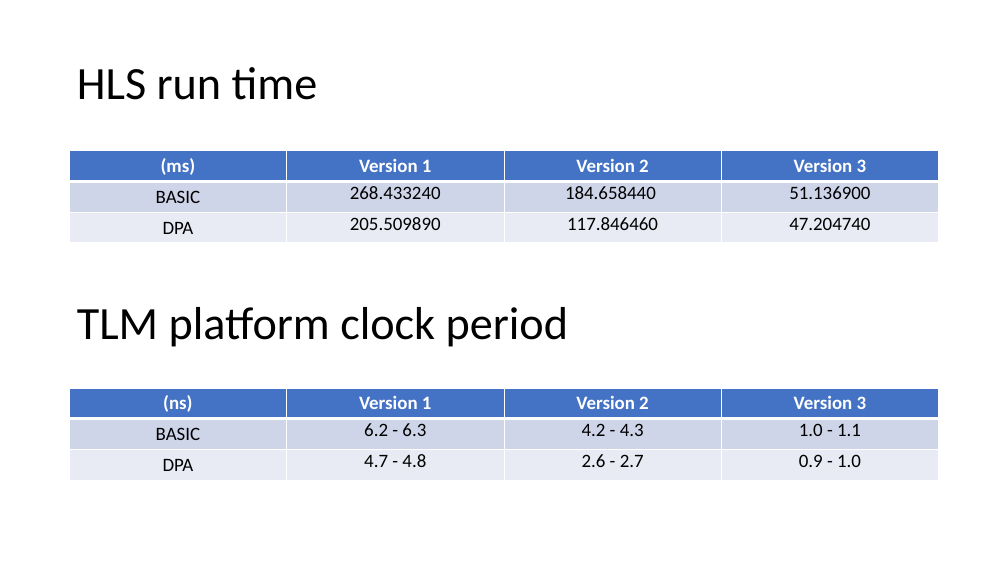
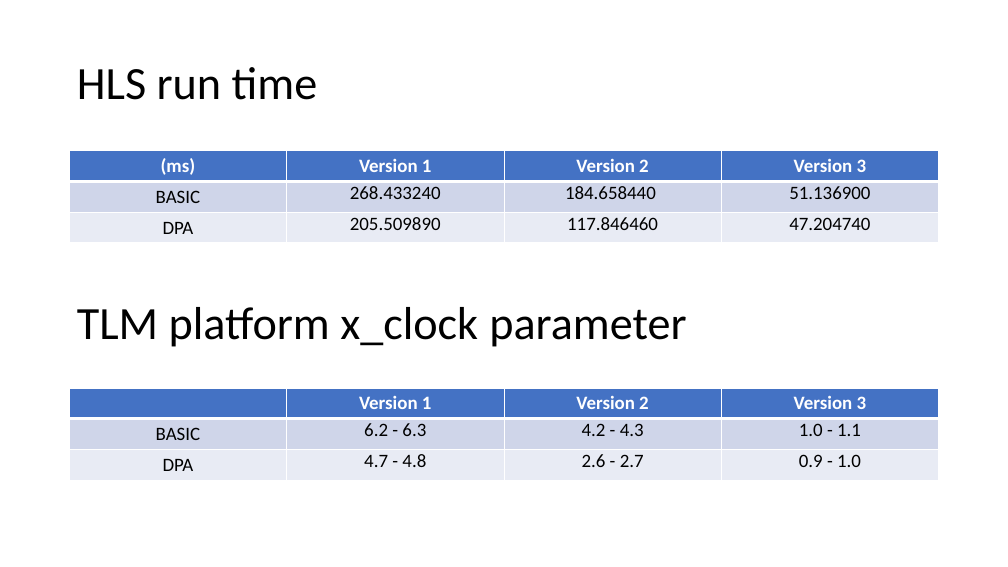
Before and after one commit to lplp9312/ee6470_mid_project, a slide deck: slide 11 of 109061634_report.pptx (slide 10 before the commit). Drawn at 1008x567 pixels with LibreOffice and Linux fonts; fonts in the diff are those of the drawing. Boxes give left, top, right and bottom in pixels: in the first picture for what was removed or moved away, otherwise in the second. Text is boxed around its words. In the diff, an @@ line names an element or a change of style, - is before the commit and + after.

```diff
--- a/109061634_report.pptx
+++ b/109061634_report.pptx
@@ text at [77,307,686,347]: text changed @@
-TLM platform clock period
+TLM platform x_clock parameter
@@ table at [70,388,941,479] @@
-row 1, column 1: (ns)
+row 1, column 1: 
```
Also in this commit, not shown: 1 other slide changed, 1 slide added.
